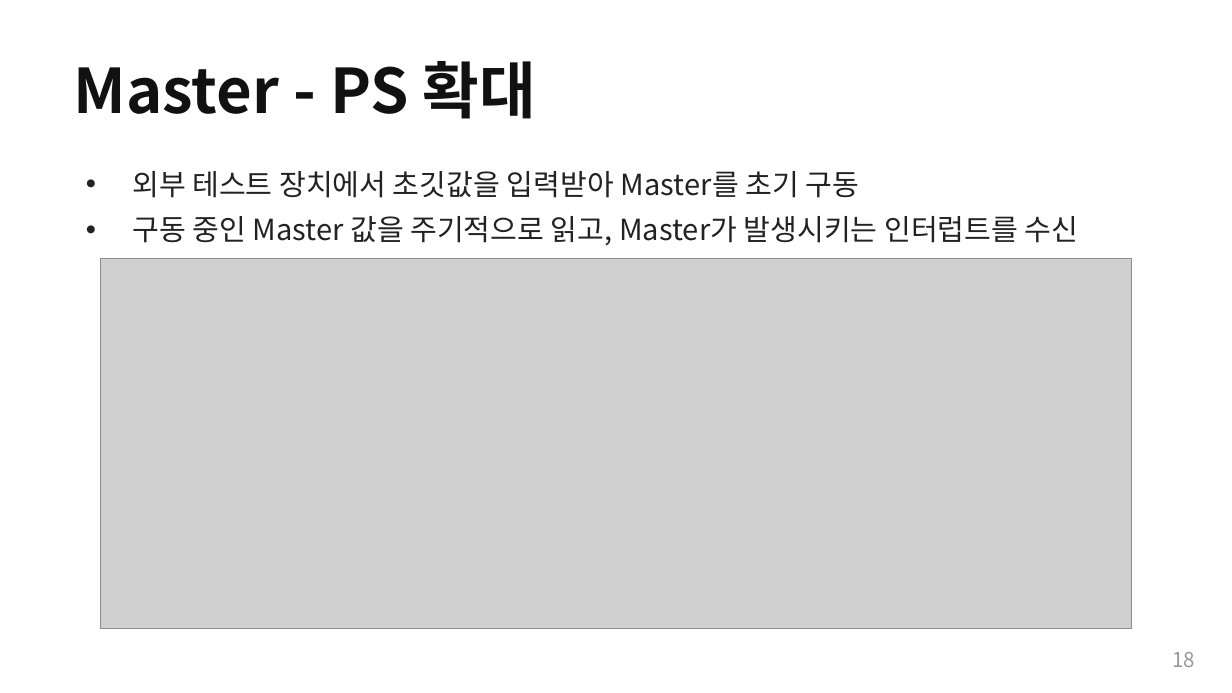
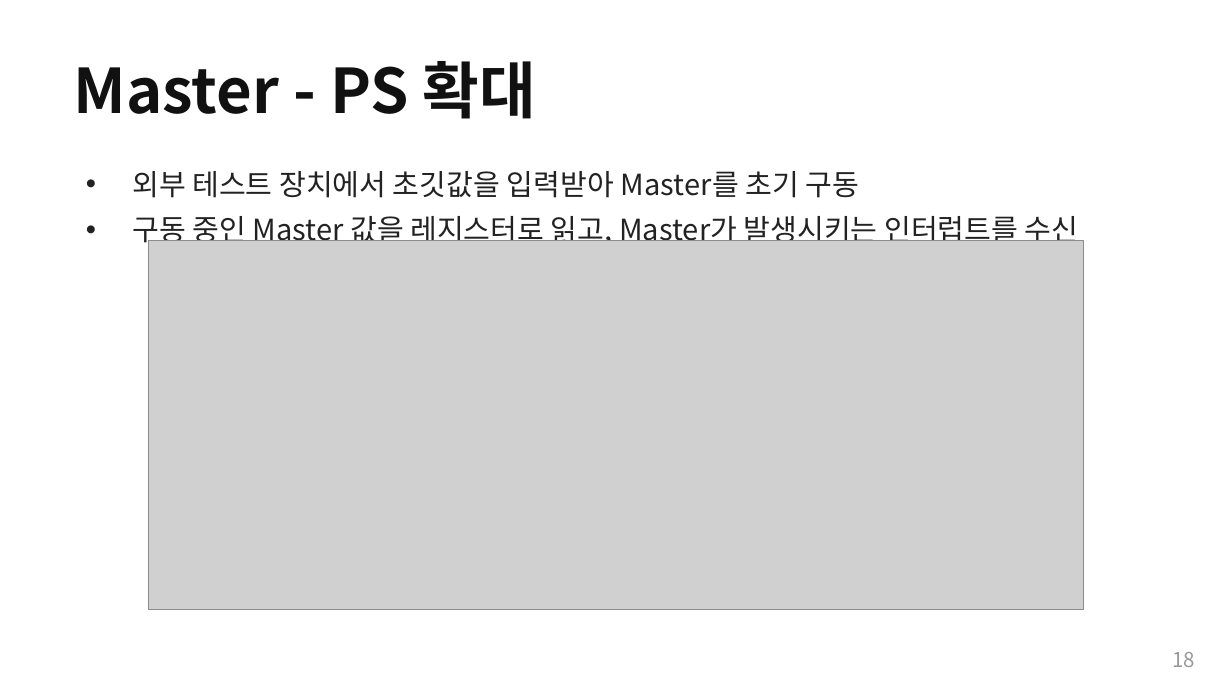
Before and after one commit to Woodong02/SoC_Design_and_Programming, a slide deck: slide 18 of presentation_full.pptx. Drawn at 1232x693 pixels with LibreOffice and Linux fonts; fonts in the diff are those of the drawing; grey boxes stand for pictures. Boxes give left, top, right and bottom in pixels: in the first picture for what was removed or moved away, otherwise in the second. Text is boxed around its words. In the diff, an @@ line names an element or a change of style, - is before the commit and + after.

```diff
--- a/presentation_full.pptx
+++ b/presentation_full.pptx
@@ text at (132, 216, 1079, 248): text changed @@
-• 구동 중인 Master 값을 주기적으로 읽고, Master가 발생시키는 인터럽트를 수신
+• 구동 중인 Master 값을 레지스터로 읽고, Master가 발생시키는 인터럽트를 수신
@@ picture: place and size @@
-picture at (100, 259, 1131, 628)
+picture at (149, 240, 1084, 610)
```
Also in this commit, not shown: 14 other slides changed, 7 other files.
